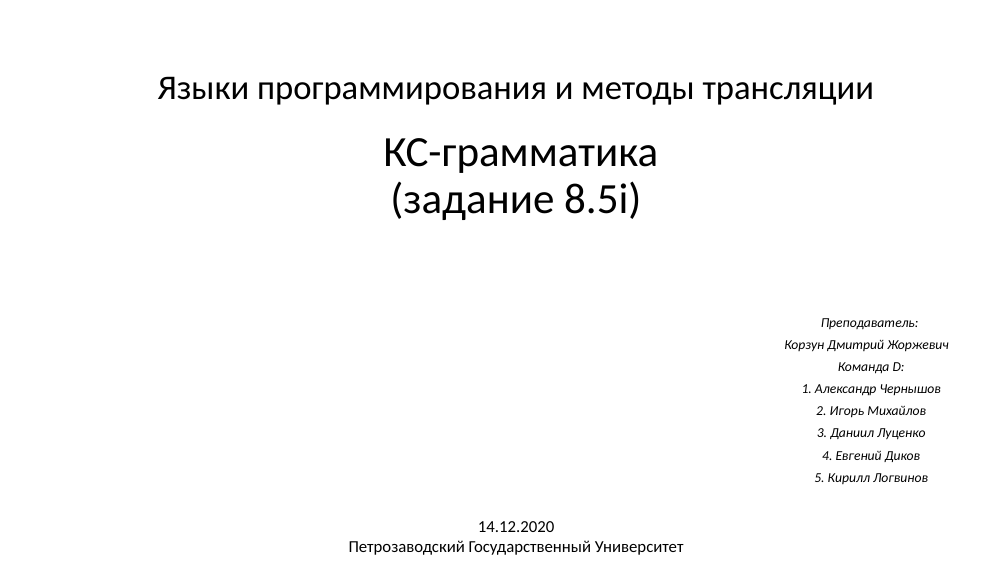
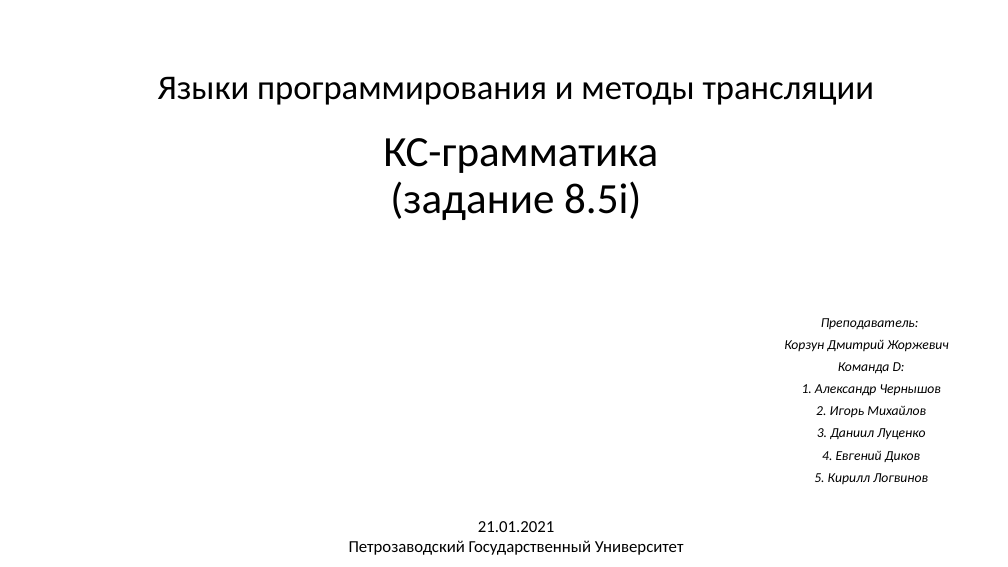
Before and after one commit to goddamnteam/korzun, a slide deck: slide 1 of task6.pptx. Drawn at 1008x567 pixels with LibreOffice and Linux fonts; fonts in the diff are those of the drawing. Boxes give left, top, right and bottom in pixels: in the first picture for what was removed or moved away, otherwise in the second. Text is boxed around its words. In the diff, an @@ line names an element or a change of style, - is before the commit and + after.

```diff
--- a/task6.pptx
+++ b/task6.pptx
@@ text at [478,521,554,532]: text changed @@
-14.12.2020
+21.01.2021
```
